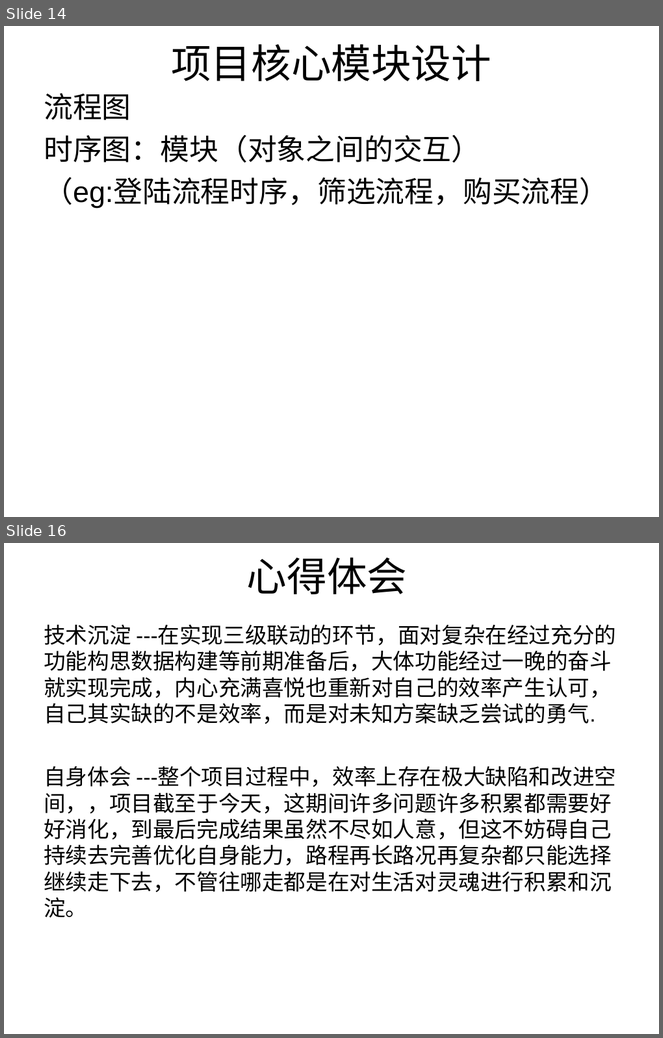
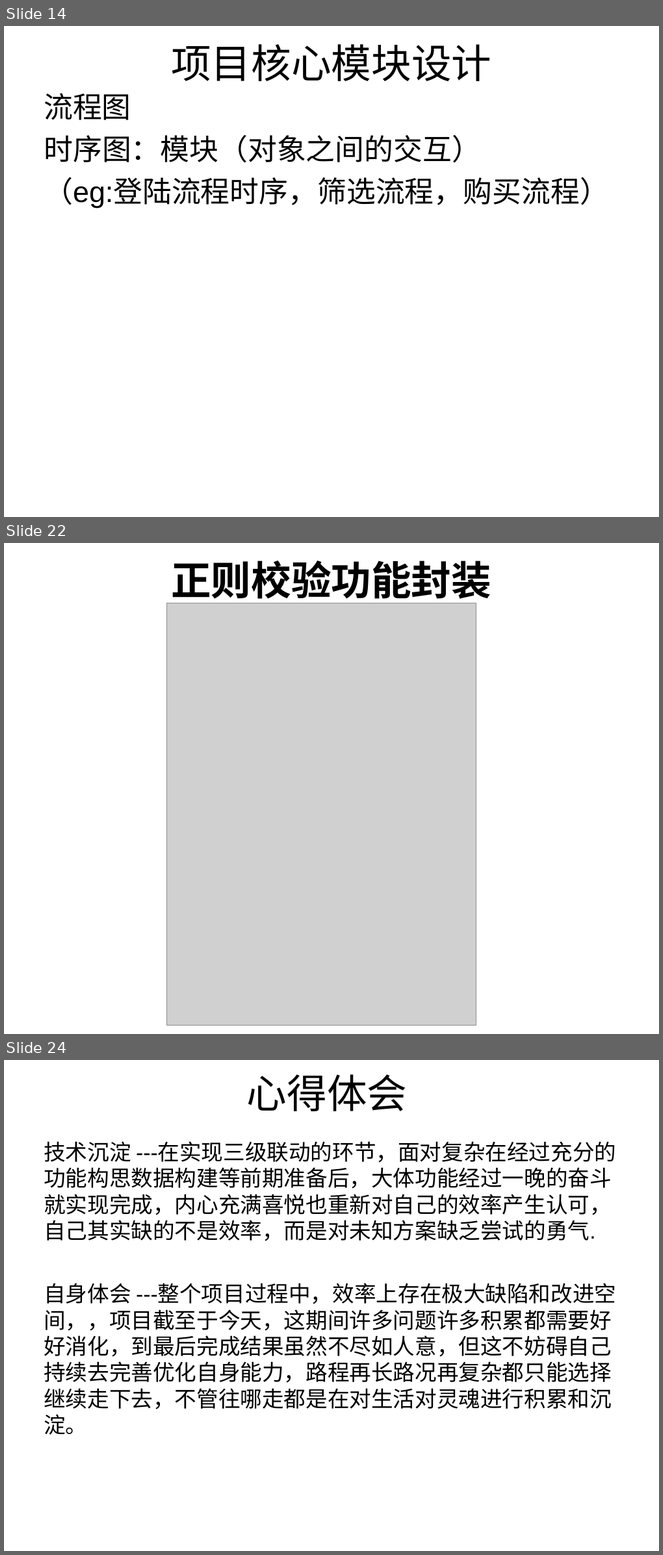
Before and after one commit to chuntong007/CY-work, a slide deck: 一阶项目文件/hx180310林春通一阶评审ppt模板.ppt. Shown one above the other, each under a label of ours: slides 14 and 16 before the commit, slides 14, 22 and 24 after it; the slides between them are not shown. The pictures are 663x1038 and 663x1555 pixels, drawn with LibreOffice and Linux fonts; fonts in the diff are those of the drawing; grey boxes stand for pictures; background and template pictures are left out. Boxes give left, top, right and bottom in pixels: in the first picture for what was removed or moved away, otherwise in the second. Text is boxed around its words. In the diff, an @@ line names an element or a change of style, - is before the commit and + after.

```diff
--- a/一阶项目文件/hx180310林春通一阶评审ppt模板.ppt
+++ b/一阶项目文件/hx180310林春通一阶评审ppt模板.ppt
@@ slide 22 added at (x1=4, y1=543, x2=659, y2=1034), background picture (left out) @@
@@ title added at (x1=171, y1=561, x2=492, y2=605), 44 pt, text #000000, bold @@
+正则校验功能封装
@@ picture added at (x1=166, y1=603, x2=476, y2=1025) @@
@@ what was slide 16 is now slide 24 @@
```
Also in this commit, not shown: 7 slides changed, 8 other slides added, 1 slide removed, 6 other files.
